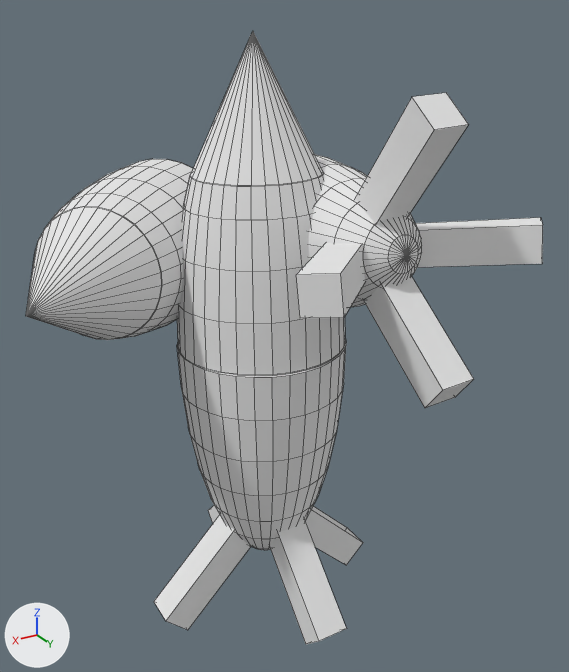
One commit to the OBJ model ResourceFiles/Models/Buildings/rocket.obj: the scene before it, then after it.
Camera for both pictures: a 50 mm lens placed at (4.25, 7.6, 3.76), pointed at (-0.21, 0.17, 0.04). Lighting does not change. The marker at lower left points along +X, +Y and +Z. Mesh edges are drawn as thin lines. Where no turn or scale is listed for an object, it has been applied to the vertices.

The older version as bpy lines, for what is in view:
```python
me_rocket___isbuilt___false_cube_010 = bpy.data.meshes.new('rocket_-_isBuilt_=_False_Cube.010')
me_rocket___isbuilt___false_cube_010.from_pydata(...)  # 514 vertices, 476 faces; spans x -2.36..2.84, y -2.5..2.5, z -0.12..2.95
me_rocket___isbuilt___false_cube_010.materials.append(mat_metal)  # white #e7e7e7
me_rocket___isbuilt___true_cube_006 = bpy.data.meshes.new('rocket_-_isBuilt_=_True_Cube.006')
me_rocket___isbuilt___true_cube_006.from_pydata(...)  # 514 vertices, 476 faces; spans x -1.5..1.55, y -1.48..1.6, z -3.74..3.44
me_rocket___isbuilt___true_cube_006.materials.append(mat_metal_1)  # white #e7e7e7
ob_rocket___isbuilt___false_cube_010 = bpy.data.objects.new('rocket_-_isBuilt_=_False_Cube.010', me_rocket___isbuilt___false_cube_010)
ob_rocket___isbuilt___false_cube_010.location = (0.0, 0.0, 0.0)
ob_rocket___isbuilt___true_cube_006 = bpy.data.objects.new('rocket_-_isBuilt_=_True_Cube.006', me_rocket___isbuilt___true_cube_006)
ob_rocket___isbuilt___true_cube_006.location = (0.0, 0.0, 0.0)
```
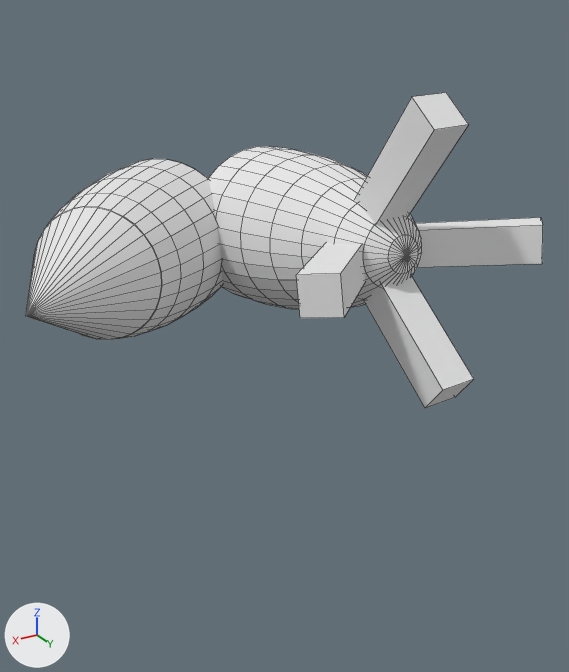
Commit message: fixed the rocket

Where the change shows, as pixel boxes [x1, y1, x2, y2] in the pictures (569 x 672 px):
'rocket_-_isBuilt_=_True_Cube.006', deleted
    before: [154, 32, 363, 644]

Diff of the bpy script that builds the scene:
```diff
--- a/ResourceFiles/Models/Buildings/rocket.obj.py
+++ b/ResourceFiles/Models/Buildings/rocket.obj.py
@@ ob_rocket___isbuilt___true_cube_006 @@
-ob_rocket___isbuilt___true_cube_006 = bpy.data.objects.new('rocket_-_isBuilt_=_True_Cube.006', me_rocket___isbuilt___true_cube_006)
-ob_rocket___isbuilt___true_cube_006.location = (0.0, 0.0, 0.0)
```
